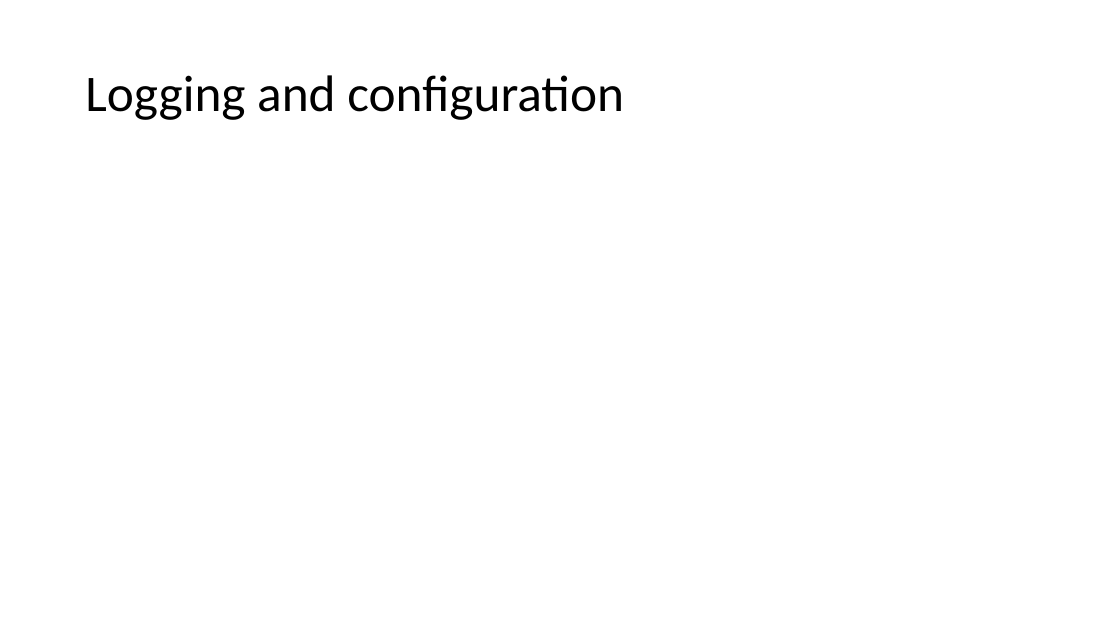
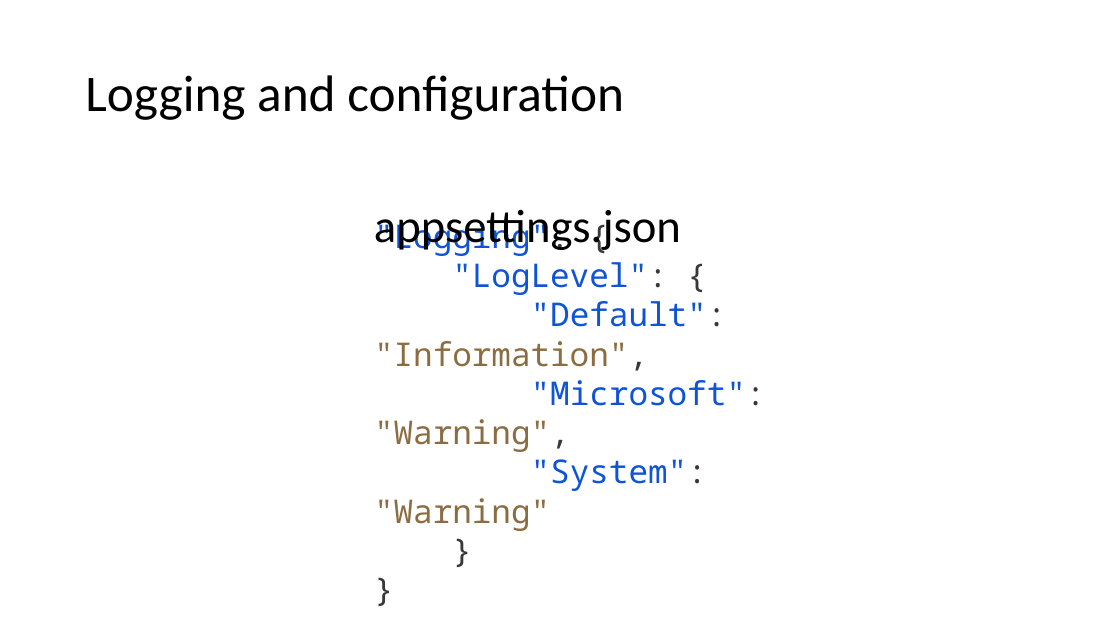
Before and after one commit to guillaume-chervet/course.dotnet, a slide deck: slide 155 of documentations/dotnet.pptx (slide 153 before the commit). Drawn at 1120x630 pixels with LibreOffice and Linux fonts; fonts in the diff are those of the drawing. Boxes give left, top, right and bottom in pixels: in the first picture for what was removed or moved away, otherwise in the second. Text is boxed around its words. In the diff, an @@ line names an element or a change of style, - is before the commit and + after.

```diff
--- a/documentations/dotnet.pptx
+++ b/documentations/dotnet.pptx
@@ text added at [374,209,681,254], 40 pt, text #000000 @@
+appsettings.json
@@ text added at [374,218,766,531], 28 pt, text #0F54D6 @@
+"Logging": {
+"LogLevel": {
+"Default": "Information",
+"Microsoft": "Warning",
+"System": "Warning"
+}
+}
```
Also in this commit, not shown: 3 other slides changed, 3 slides added, 1 slide removed.
